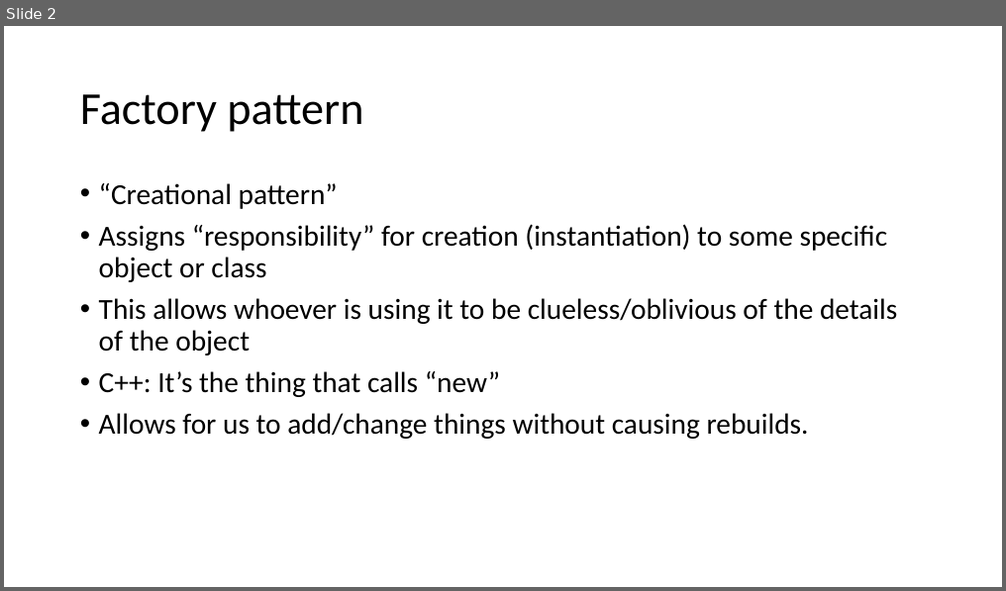
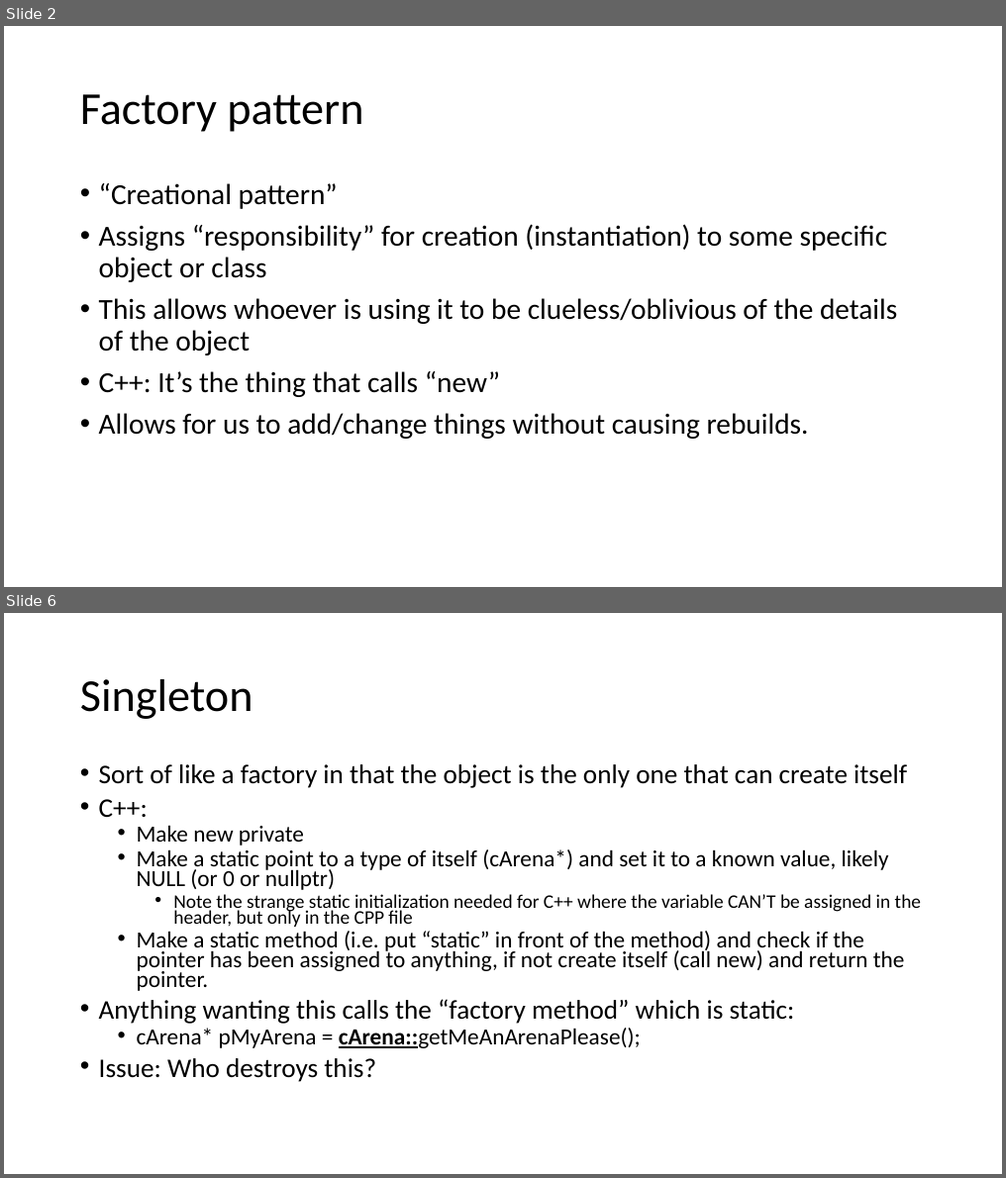
Before and after one commit to yellowflash07/GDP202324, a slide deck: 6044_FramPat/D2D/W02/Factory Patterns (Abstract Factory, Builder).pptx. Shown one above the other, each under a label of ours: slide 2 before the commit, slides 2 and 6 after it; the slides between them are not shown. The pictures are 1006x591 and 1006x1178 pixels, drawn with LibreOffice and Linux fonts; fonts in the diff are those of the drawing. Boxes give left, top, right and bottom in pixels: in the first picture for what was removed or moved away, otherwise in the second. Text is boxed around its words. In the diff, an @@ line names an element or a change of style, - is before the commit and + after.

```diff
--- a/6044_FramPat/D2D/W02/Factory Patterns (Abstract Factory, Builder).pptx
+++ b/6044_FramPat/D2D/W02/Factory Patterns (Abstract Factory, Builder).pptx
@@ slide 6 added at [4,613,1002,1174], background #FFFFFF @@
@@ title added at [80,679,253,719], 44 pt, text #000000 @@
+Singleton
@@ text added at [99,764,921,1082], 22.2 pt, text #000000 @@
+• Sort of like a factory in that the object is the only one that can create itself
+• C++:
+  • Make new private
+  • Make a static point to a type of itself (cArena*) and set it to a known value, likely NULL (or 0 or nullptr)
+    • Note the strange static initialization needed for C++ where the variable CAN’T be assigned in the header, but only in the CPP file
+  • Make a static method (i.e. put “static” in front of the method) and check if the pointer has been assigned to anything, if not create itself (call new) and return the pointer.
+• Anything wanting this calls the “factory method” which is static:
+  • cArena* pMyArena = cArena::getMeAnArenaPlease();
+• Issue: Who destroys this?
```
Also in this commit, not shown: 1 slide changed, 3 other slides added, 29 other files.
